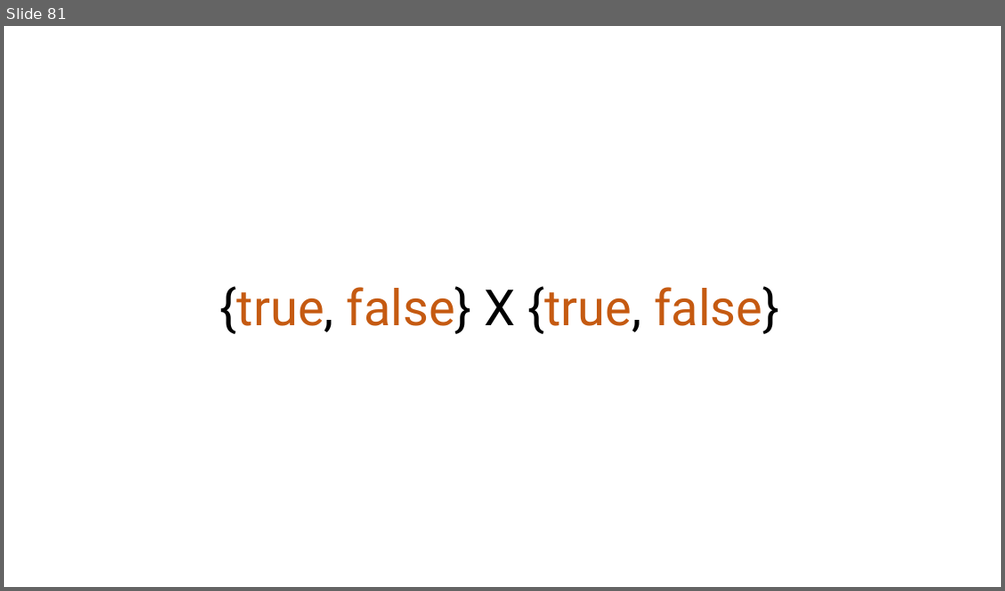
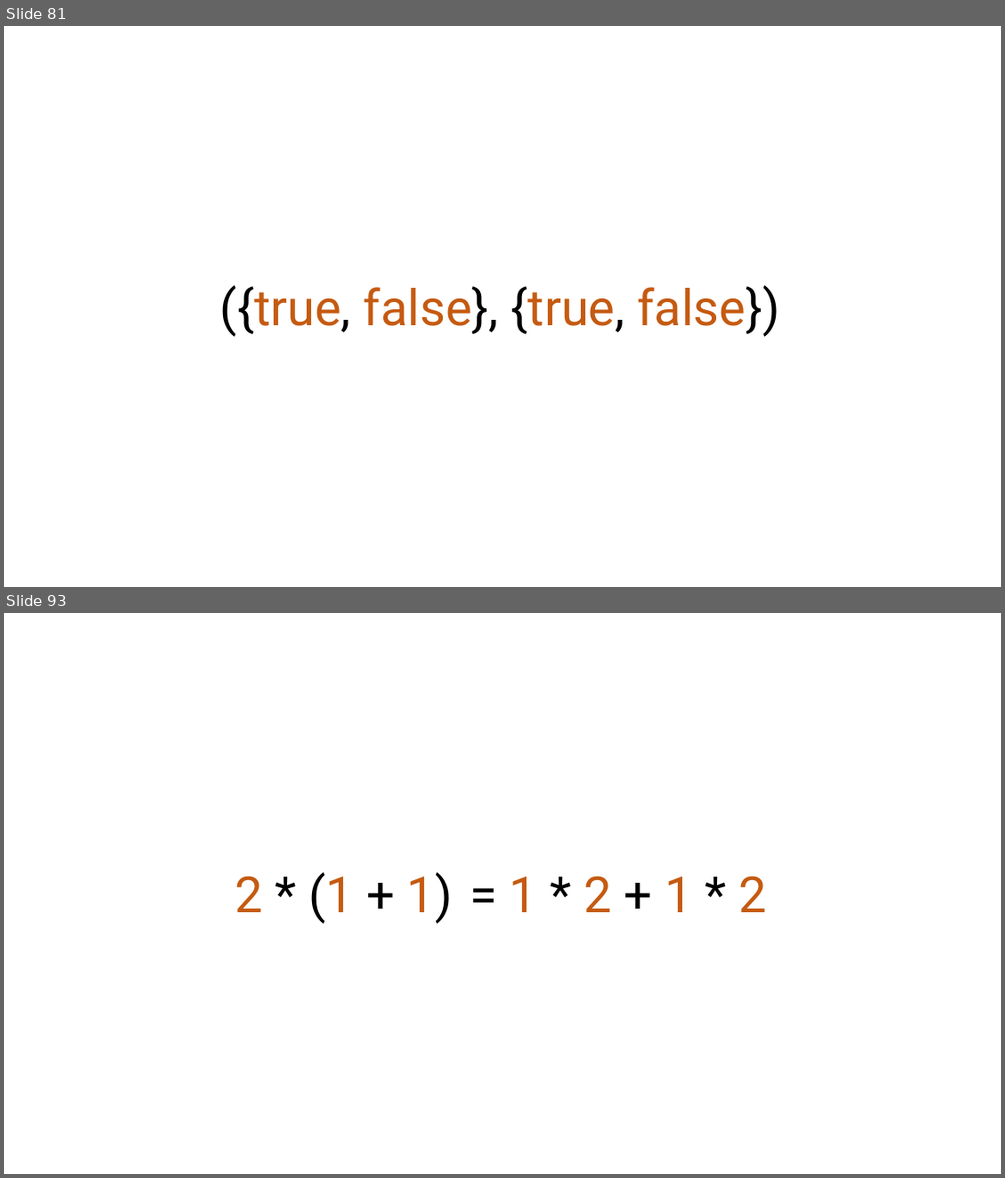
Before and after one commit to rkhaimov/brain-gym, a slide deck: Презентация.pptx. Shown one above the other, each under a label of ours: slide 81 before the commit, slides 81 and 93 after it; the slides between them are not shown. The pictures are 1005x591 and 1005x1178 pixels, drawn with LibreOffice and Linux fonts; fonts in the diff are those of the drawing. Boxes give left, top, right and bottom in pixels: in the first picture for what was removed or moved away, otherwise in the second. Text is boxed around its words. In the diff, an @@ line names an element or a change of style, - is before the commit and + after.

```diff
--- a/Презентация.pptx
+++ b/Презентация.pptx
@@ slide 93 added at [4, 613, 1001, 1174], background #FFFFFF @@
@@ text added at [235, 872, 453, 924], 48 pt, text #000000 @@
+2 * (1 + 1)
@@ text added at [510, 876, 767, 912], 48 pt, text #000000 @@
+= 1 * 2 + 1 * 2
@@ slide 81 changed as well @@
@@ text at [220, 285, 781, 337]: text changed @@
-{true, false} X {true, false}
+({true, false}, {true, false})
```
Also in this commit, not shown: 18 other slides added, 8 slides removed, 4 other files.
